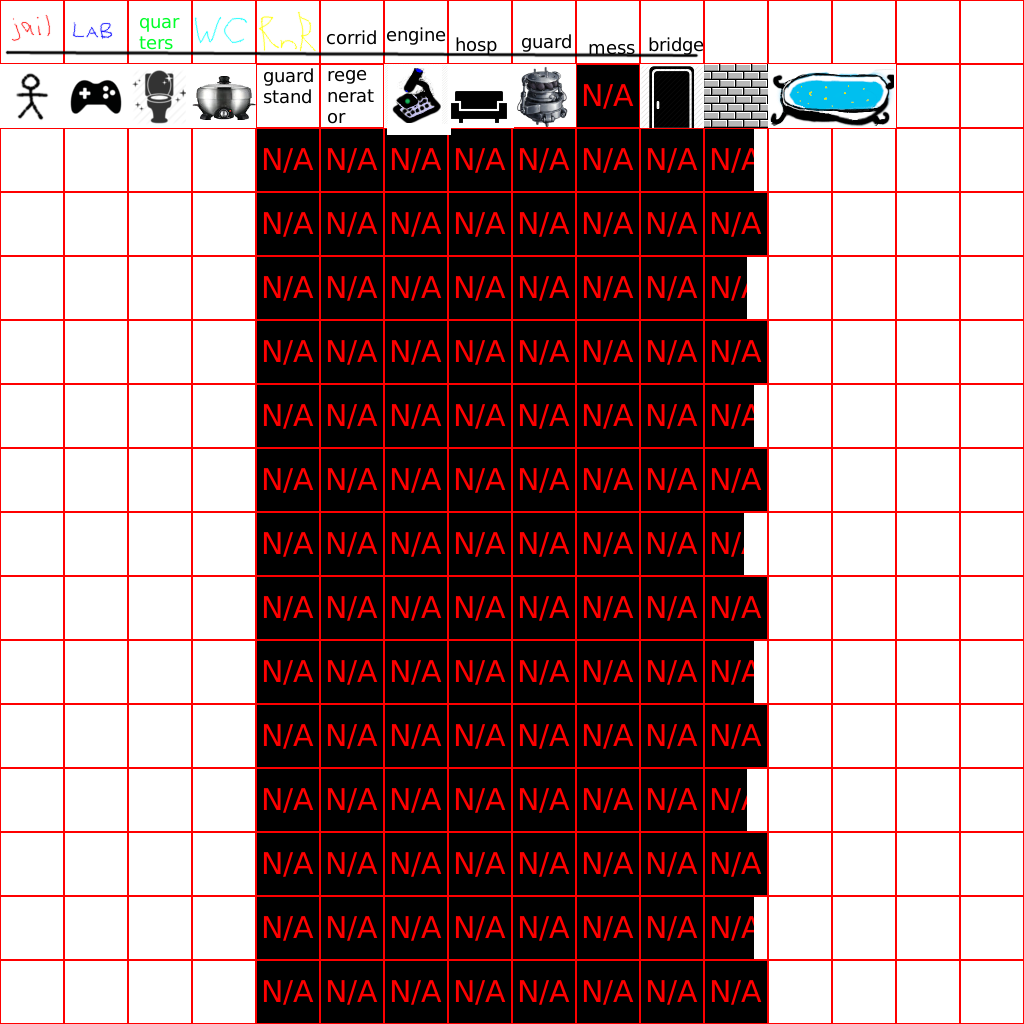
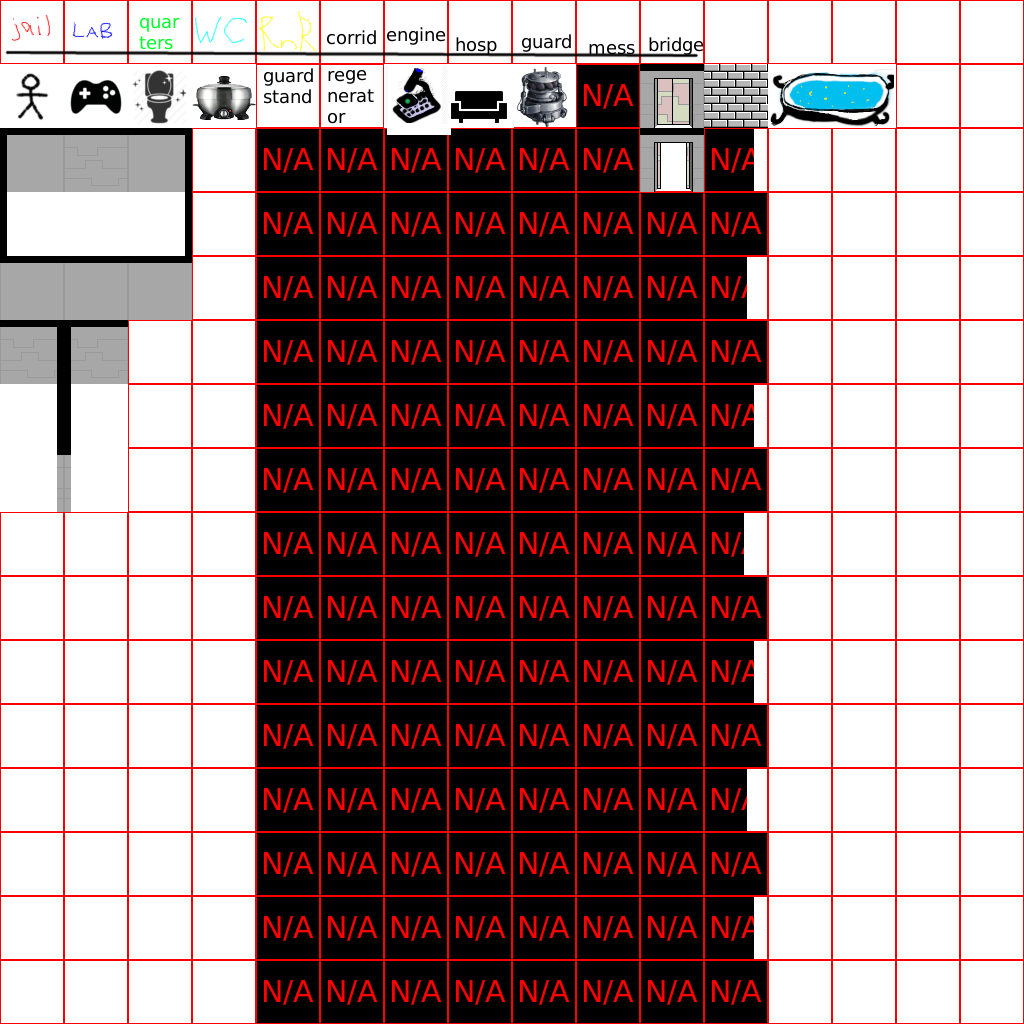
Layers edited between the first and the second 1024×1024 image:
painted on "Background" over <box>0,64,704,512</box>
